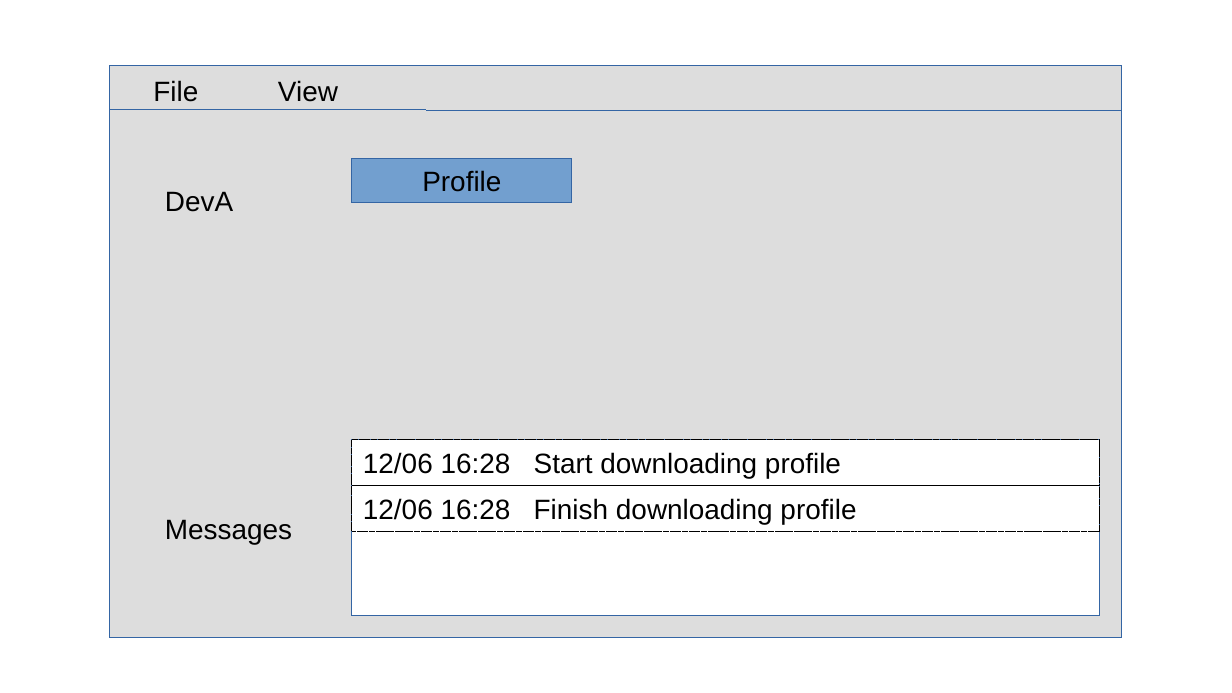
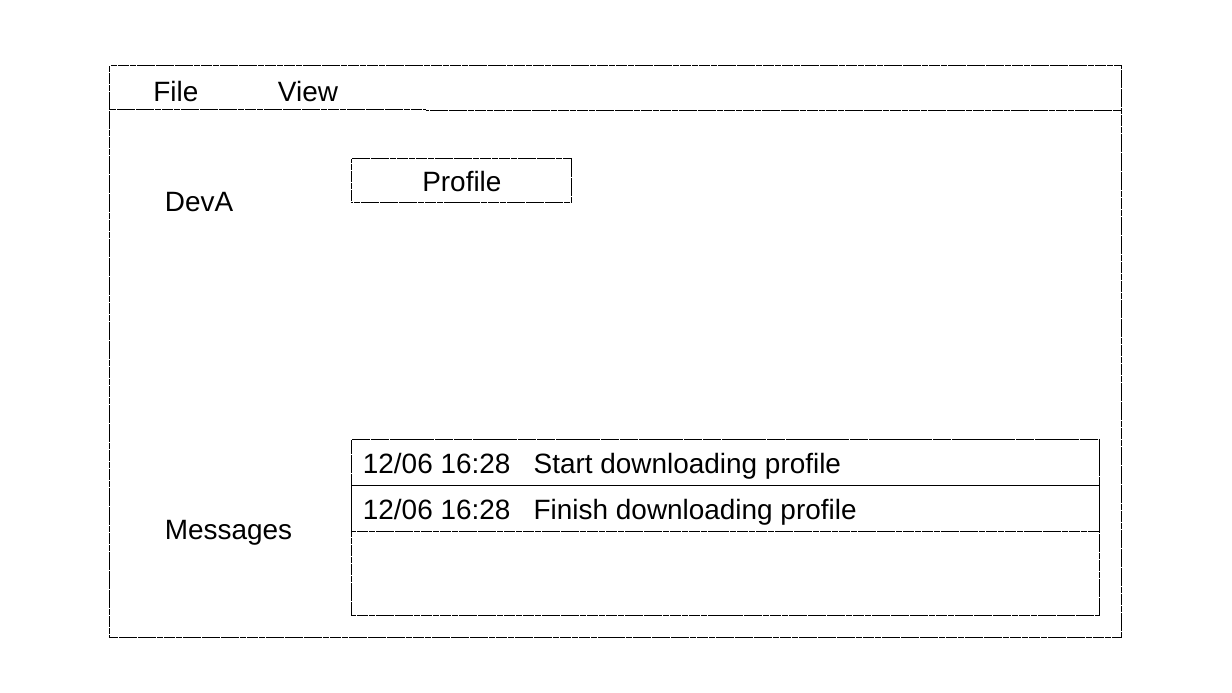
Before and after one commit to tomjpsun/obsidianVaults, a slide deck: slide 2 of DM9051A OTP 燒錄專案/Sketch.odp. Drawn at 1232x693 pixels with LibreOffice and Linux fonts; fonts in the diff are those of the drawing. Boxes give left, top, right and bottom in pixels: in the first picture for what was removed or moved away, otherwise in the second. Text is boxed around its words. In the diff, an @@ line names an element or a change of style, - is before the commit and + after.

```diff
--- a/DM9051A OTP 燒錄專案/Sketch.odp
+++ b/DM9051A OTP 燒錄專案/Sketch.odp
@@ rectangle at (x1=110, y1=66, x2=1122, y2=638): fill #DDDDDD to none; outline #3465A4 0 pt to #000000 0 pt dashed @@
@@ line (110, 110) - (1122, 110): stroke #3465A4 0 pt to #000000 0 pt dashed @@
@@ rectangle "Profile" at (x1=352, y1=159, x2=572, y2=202): fill #729FCF to none; outline #3465A4 0 pt to #000000 0 pt dashed @@
@@ rectangle at (x1=352, y1=440, x2=1100, y2=616): fill #FFFFFF to none; outline #3465A4 0 pt to #000000 0 pt dashed @@
```
Also in this commit, not shown: 1 other file.
